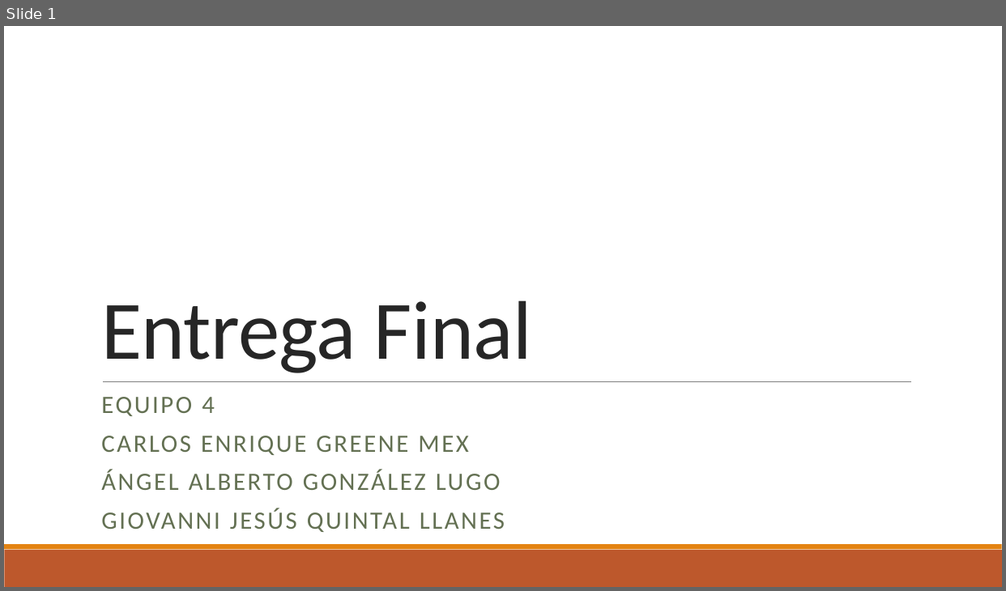
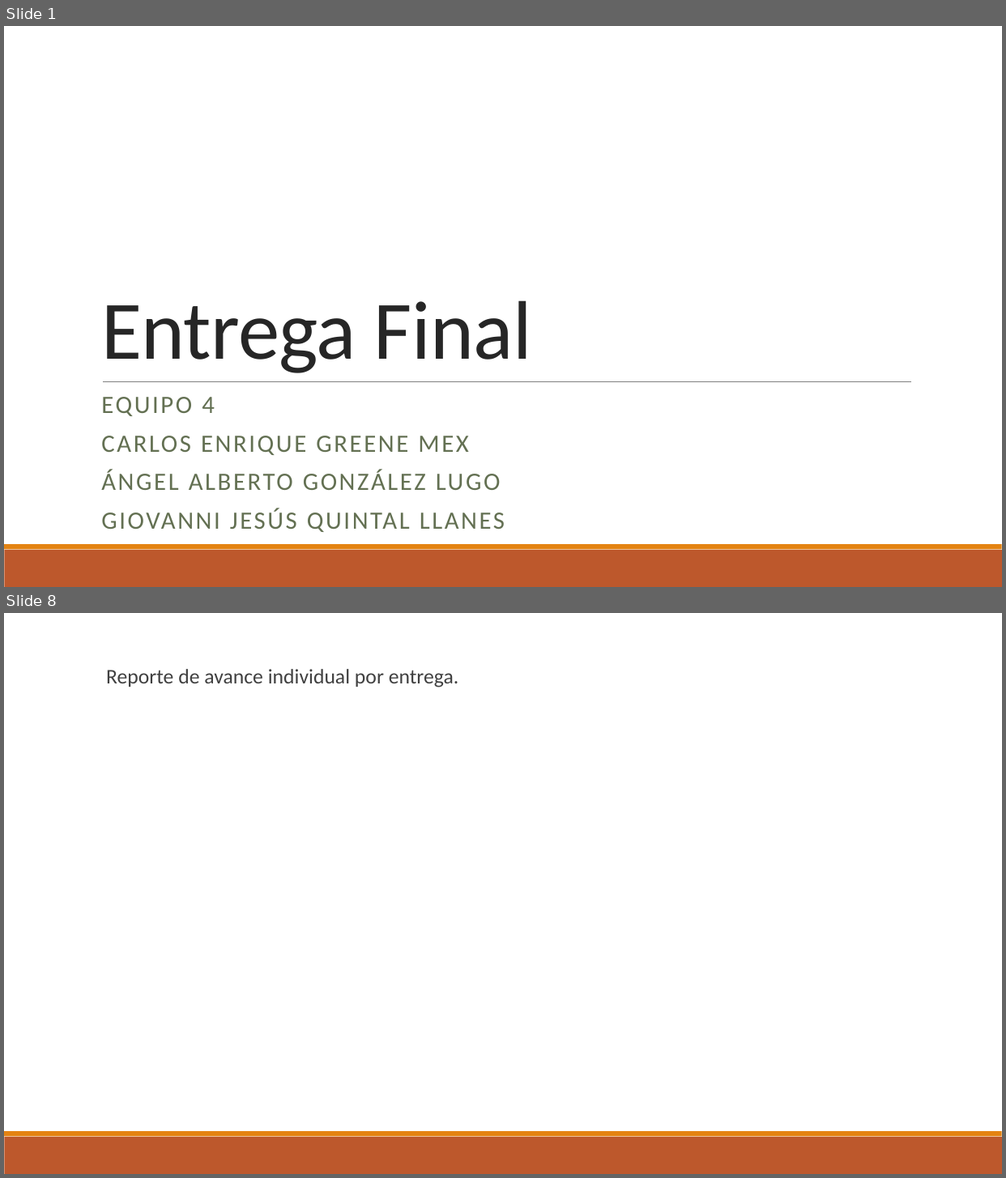
Before and after one commit to CarlosGreene/ProyectoEquipo4, a slide deck: Entrega final.pptx. Shown one above the other, each under a label of ours: slide 1 before the commit, slides 1 and 8 after it; the slides between them are not shown. The pictures are 1006x591 and 1006x1178 pixels, drawn with LibreOffice and Linux fonts; fonts in the diff are those of the drawing. Boxes give left, top, right and bottom in pixels: in the first picture for what was removed or moved away, otherwise in the second. Text is boxed around its words. In the diff, an @@ line names an element or a change of style, - is before the commit and + after.

```diff
--- a/Entrega final.pptx
+++ b/Entrega final.pptx
@@ slide 8 added at (4,613,1002,1174), background #FFFFFF; not listed: 2 template elements that a slide beside it also shows @@
@@ text added at (106,669,459,688), 20 pt, text #404040 @@
+  Reporte de avance individual por entrega.
```
Also in this commit, not shown: 7 other slides added, 1 slide removed, 5 other files.
